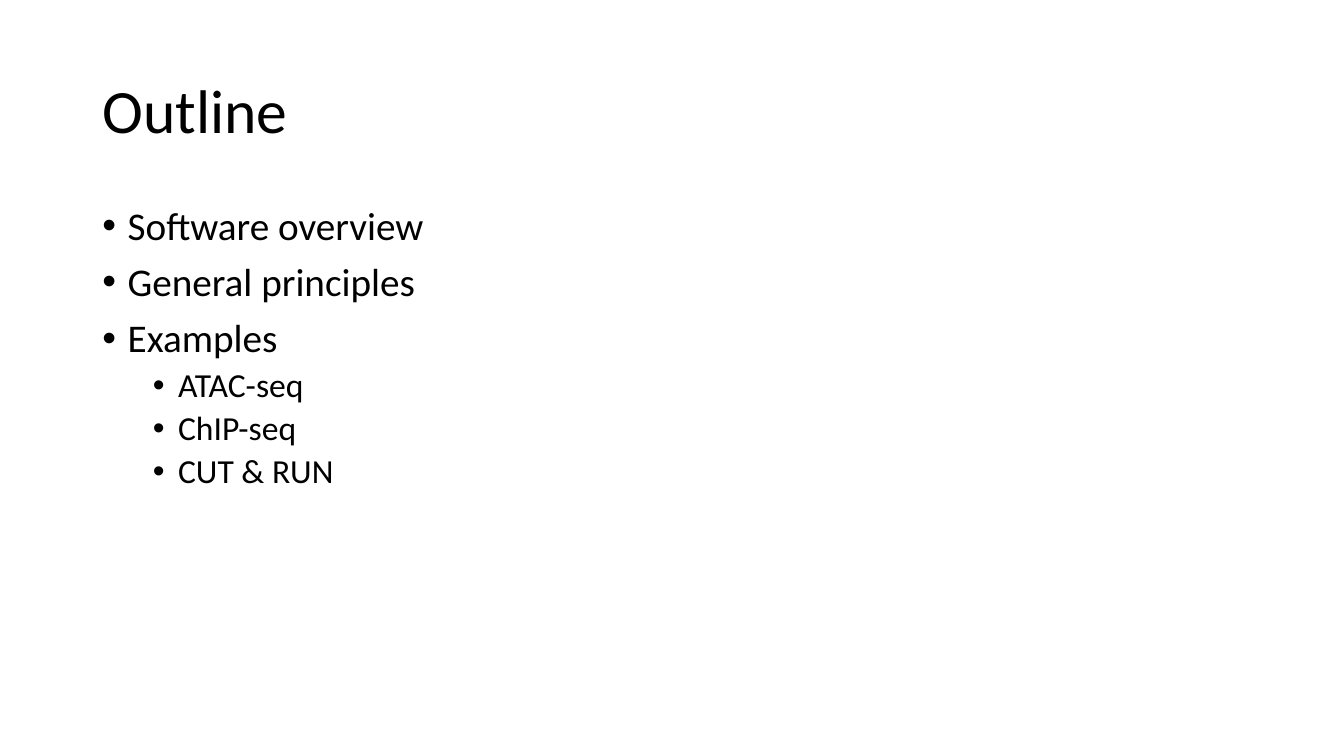
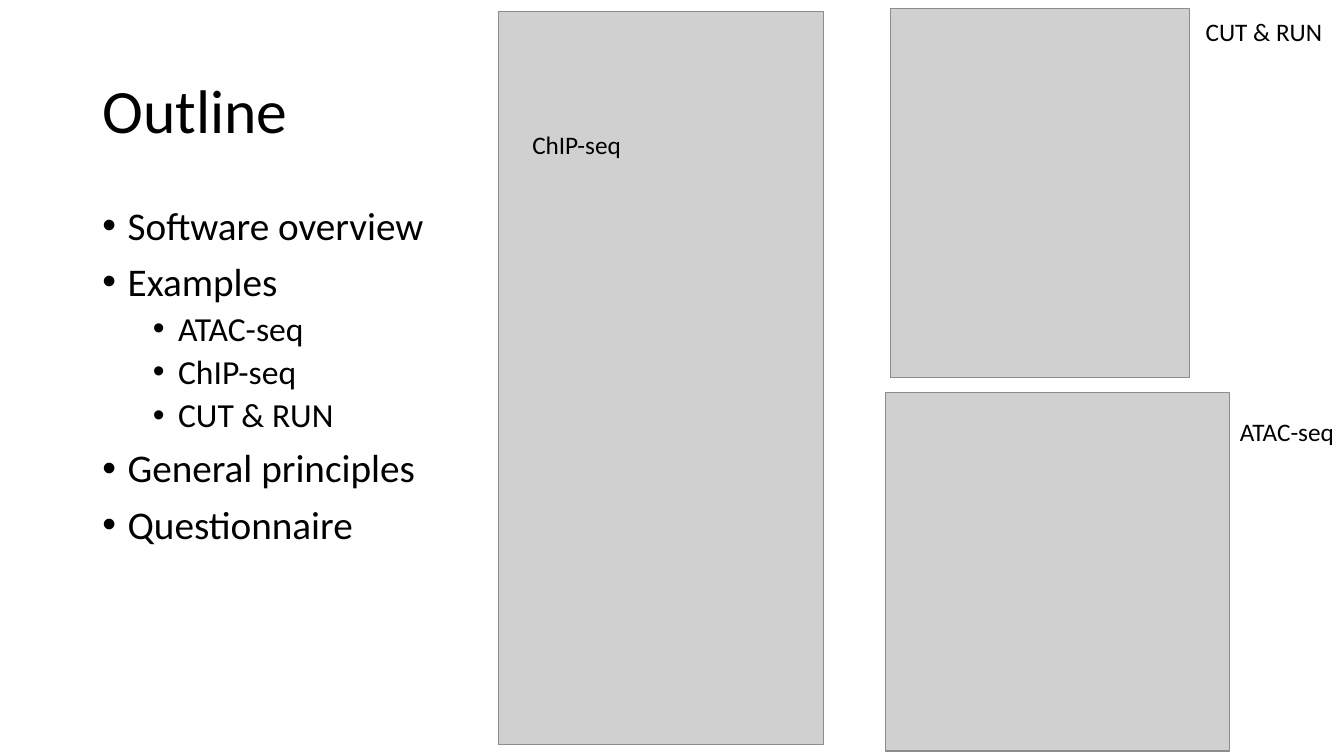
Before and after one commit to YichaoOU/HemTools, a slide deck: slide 2 of HemTools Tutorial.pptx. Drawn at 1344x756 pixels with LibreOffice and Linux fonts; fonts in the diff are those of the drawing; grey boxes stand for pictures. Boxes give left, top, right and bottom in pixels: in the first picture for what was removed or moved away, otherwise in the second. Text is boxed around its words. In the diff, an @@ line names an element or a change of style, - is before the commit and + after.

```diff
--- a/HemTools Tutorial.pptx
+++ b/HemTools Tutorial.pptx
@@ picture added at [499, 12, 824, 745] @@
@@ picture added at [890, 9, 1190, 378] @@
@@ text added at [1206, 24, 1322, 42], 18 pt, text #000000 @@
+  CUT & RUN
@@ text added at [532, 136, 621, 158], 18 pt, text #000000 @@
+  ChIP-seq
@@ text at [128, 268, 415, 303]: paragraph removed @@
-• General principles
@@ picture added at [885, 393, 1230, 751] @@
@@ text added at [1240, 424, 1334, 445], 18 pt, text #000000 @@
+  ATAC-seq
@@ text at [128, 454, 415, 545]: paragraphs added @@
+• General principles
+• Questionnaire
```
Also in this commit, not shown: 3 other slides changed, 4 slides added, 1 slide removed, 1 other file.
